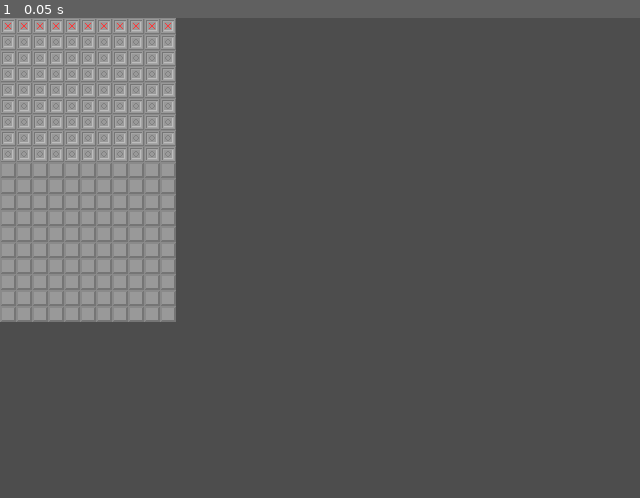
Above: before the commit, frame 1.
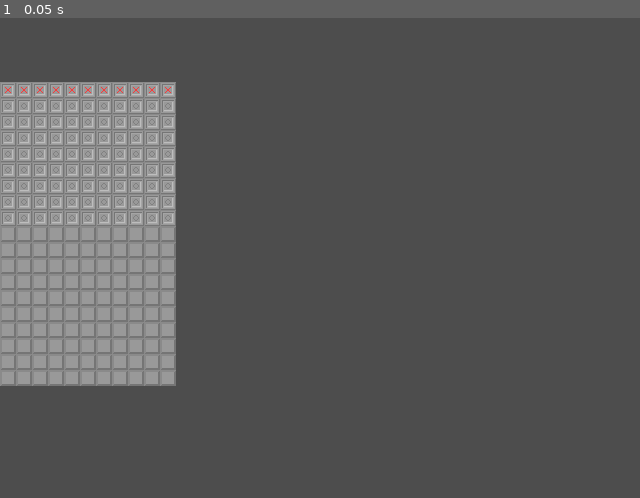
Above: after the commit, the same moment.

Repository: ka-puna/duopo
Game: Godot game, scene res://src/scene/board.tscn
Two runs of this game, one before a commit and one after it. Both use one fixed random seed, a clock stepped at 60 frames per second and the inputs below. This scene is started directly instead of the project's main scene.
Inputs:
- Up to frame 1 (0.05 s): no input

The runs differ from the first frame. In frame 1, 8.5% of the frame differs, in the area x 0-28%, y 0-77%.

Commit message:
Add method to drop tiles down the board. Add helper method to identify solid tiles.

Diff:
--- a/asset/tile_atlas.gd
+++ b/asset/tile_atlas.gd
@@ -15,6 +15,7 @@
 }
 const tile_data = {
 	"PATHABLE": 0,
+	"SOLID": 1,
 }
 const anim = {
 	"SOURCE": 2,
--- a/asset/tile_atlas.tres
+++ b/asset/tile_atlas.tres
@@ -177,12 +177,18 @@
 texture = ExtResource("1_uitak")
 0:0/0 = 0
 0:0/0/custom_data_0 = true
+0:0/0/custom_data_1 = true
 1:0/0 = 0
 1:0/0/custom_data_0 = true
+1:0/0/custom_data_1 = true
 2:0/0 = 0
 2:0/0/custom_data_0 = true
+2:0/0/custom_data_1 = true
+3:0/next_alternative_id = 2
 3:0/0 = 0
 3:0/0/custom_data_0 = true
+3:0/1 = 1
+3:0/1/custom_data_1 = true
 4:0/0 = 0
 5:0/0 = 0
 6:0/0 = 0
@@ -274,6 +280,8 @@
 terrain_set_0/terrain_0/color = Color(0.5, 0.34375, 0.25, 1)
 custom_data_layer_0/name = "pathable"
 custom_data_layer_0/type = 1
+custom_data_layer_1/name = "solid"
+custom_data_layer_1/type = 1
 sources/0 = SubResource("TileSetAtlasSource_c5ml5")
 sources/1 = SubResource("TileSetAtlasSource_lvb3i")
 sources/2 = SubResource("TileSetAtlasSource_6cmod")
--- a/src/scene/board.tscn
+++ b/src/scene/board.tscn
@@ -6,11 +6,11 @@
 [node name="board" type="Node2D"]
 
 [node name="tile_map" type="TileMap" parent="."]
-position = Vector2(16, 0)
+position = Vector2(16, 64)
 tile_set = ExtResource("1_la55x")
 format = 2
 layer_0/name = "background"
-layer_0/tile_data = PackedInt32Array(65535, 327680, 0, 13107 …(3642 unchanged characters)… 983049, 196608, 0, 1048585, 196608, 0, 1114121, 196608, 0, 1245183, 196608, 0, 1179648, 196608, 0, 1179649, 196608, 0, 1179650, 196608, 0, 1179651, 196608, 0, 1179652, 196608, 0, 1179653, 196608, 0, 1179654, 196608, 0, 1179655, 196608, 0, 1179656, 196608, 0, 1179657, 196608, 0)
+layer_0/tile_data = PackedInt32Array(65535, 327680, 0, 13107 …(3642 unchanged characters)… 983049, 196608, 0, 1048585, 196608, 0, 1245183, 196608, 65536, 1179648, 196608, 65536, 1179649, 196608, 65536, 1179650, 196608, 65536, 1179651, 196608, 65536, 1179652, 196608, 65536, 1179653, 196608, 65536, 1179654, 196608, 65536, 1179655, 196608, 65536, 1179656, 196608, 65536, 1179657, 196608, 65536, 1114121, 196608, 0)
 layer_1/name = "drop"
 layer_1/enabled = true
 layer_1/modulate = Color(1, 1, 1, 1)
--- a/src/scene/board/tile_map.gd
+++ b/src/scene/board/tile_map.gd
@@ -40,6 +40,23 @@
 	return RETURN_STATUS.SUCCESS
 
 
+## Moves tiles in the drop layer to the lowest row without obstruction by solid tiles.
+func drop_fast_fall():
+	var tiles = get_used_cells(LAYER.DROP)
+	# Sort tiles from top-to-bottom, then left-to-right.
+	tiles.sort_custom(func(a, b): return a.y > b.y or a.y == b.y and a.x < b.x)
+	for i in range(tiles.size()):
+		var tile_below = tiles[i] + Vector2i(0, 1)
+		# While the tile below is not solid, move the tile down.
+		while not tile_is_solid(LAYER.DROP, tile_below) \
+				and not tile_is_solid(LAYER.BACKGROUND, tile_below):
+			var atlas_coords = get_cell_atlas_coords(LAYER.DROP, tiles[i], false)
+			set_cell(LAYER.DROP, tiles[i], -1)
+			tiles[i] = tile_below
+			set_cell(LAYER.DROP, tiles[i], atlas.tiles.SOURCE, atlas_coords)
+			tile_below = tile_below + Vector2i(0, 1)
+
+
 ## Adds 'coords' to the path layer.
 ## Returns true if the operation is successful.
 func path_append(coords: Vector2i) -> bool:
@@ -54,6 +71,14 @@
 func tile_is_in_bounds(coords: Vector2i) -> bool:
 	var tile_data = self.get_cell_tile_data(LAYER.BACKGROUND, coords)
 	return tile_data and tile_data.get_custom_data_by_layer_id(atlas.tile_data.PATHABLE)
+
+
+## Returns true if the tile in 'layer' at 'coords' is solid.
+func tile_is_solid(layer: int, coords: Vector2i) -> bool:
+	var tile_data = get_cell_tile_data(layer, coords)
+	if tile_data:
+		return tile_data.get_custom_data_by_layer_id(atlas.tile_data.SOLID)
+	return false
 
 
 ## Truncates the path such that it ends at 'index'.
